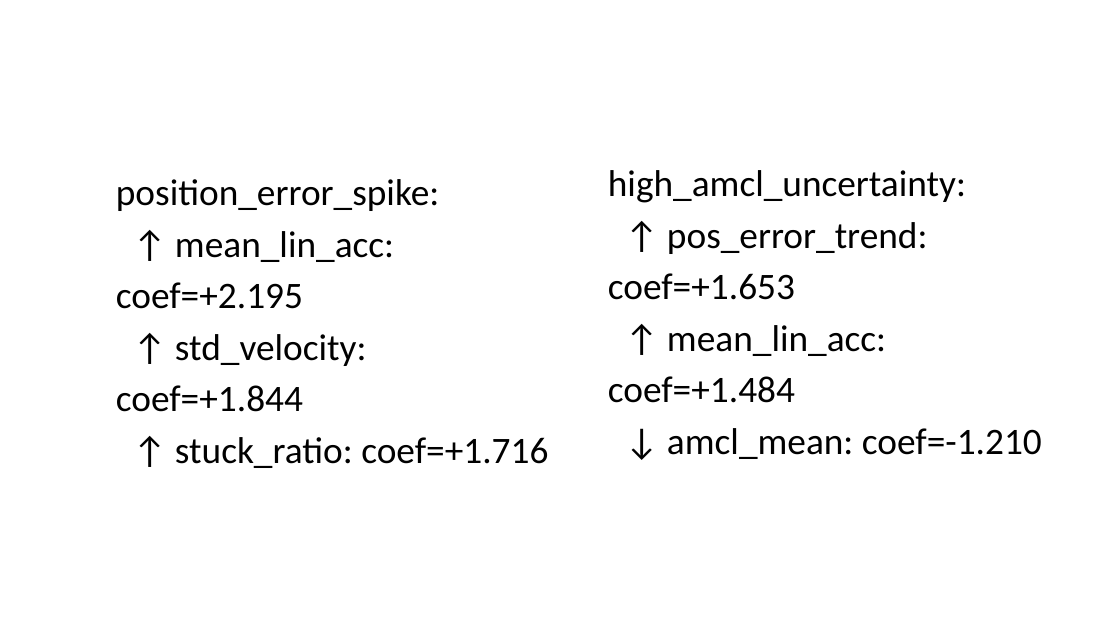
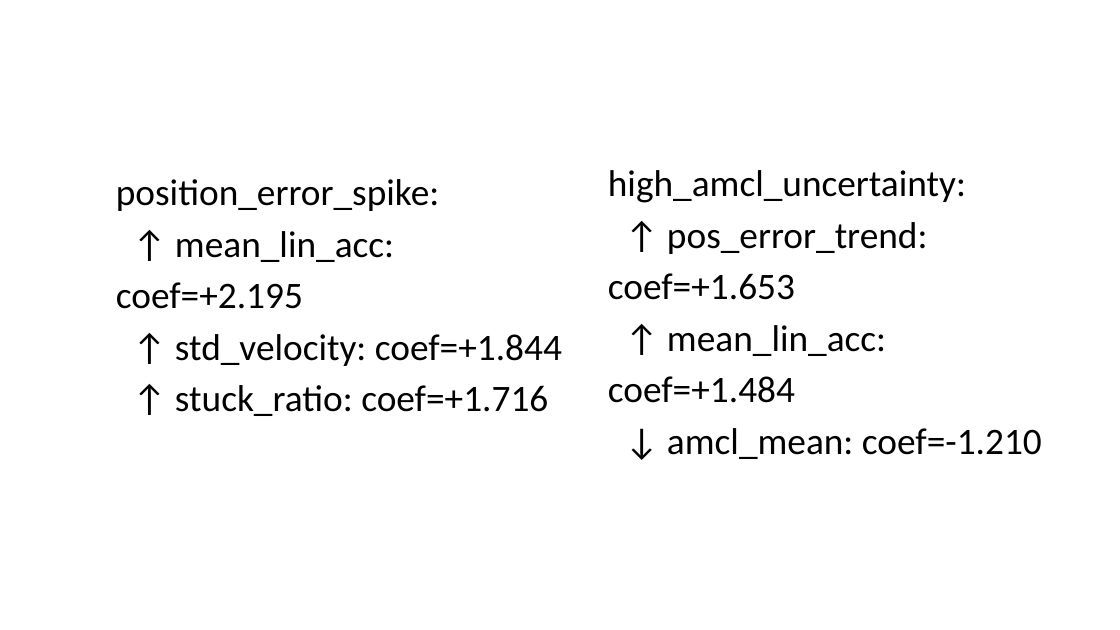
Before and after one commit to nasimpc/Robot-Navigation-Anomaly-Detection-and-Causal-Analysis, a slide deck: slide 12 of assignment3/Team2_Presentation.pptx (slide 13 before the commit). Drawn at 1120x630 pixels with LibreOffice and Linux fonts; fonts in the diff are those of the drawing. Boxes give left, top, right and bottom in pixels: in the first picture for what was removed or moved away, otherwise in the second. Text is boxed around its words. In the diff, an @@ line names an element or a change of style, - is before the commit and + after.

```diff
--- a/assignment3/Team2_Presentation.pptx
+++ b/assignment3/Team2_Presentation.pptx
@@ text "position_error_spike:" rewrapped from (x1=116, y1=179, x2=548, y2=468) to (x1=116, y1=179, x2=562, y2=416) @@
```
Also in this commit, not shown: 2 other slides changed, 2 slides added, 3 slides removed.
